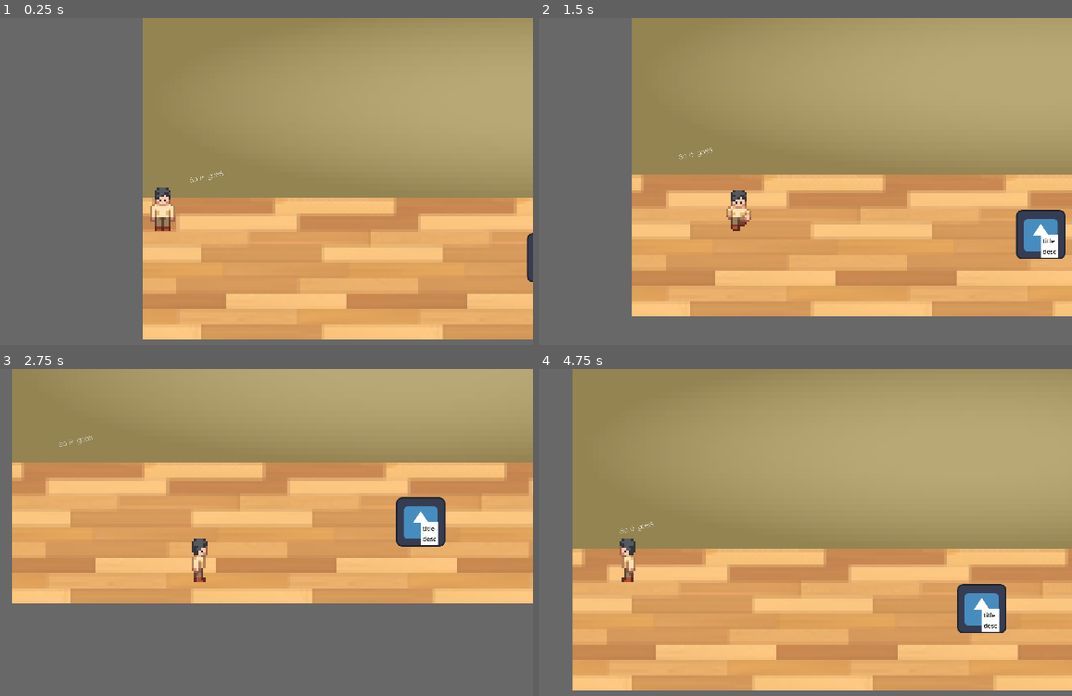
Above: before the commit, frames 1-4 (two rows, left to right).
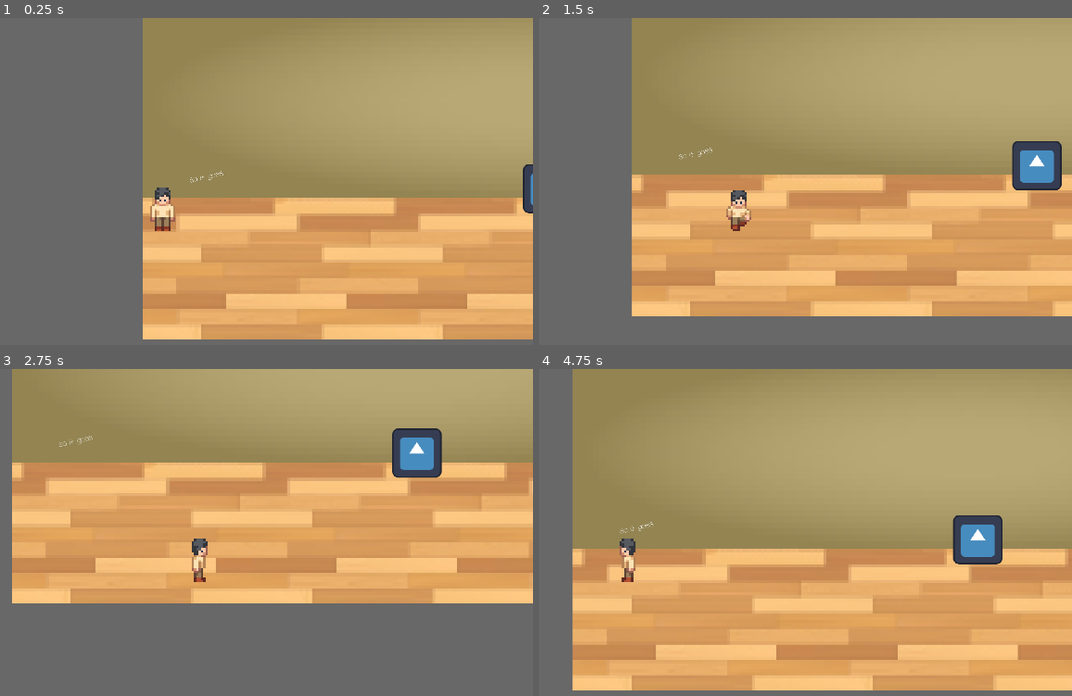
Above: after the commit, the same moments.

Repository: magnusculley/honr291
Game: Godot game, scene res://world.tscn
Two runs of this game, one before a commit and one after it. Both use one fixed random seed, a clock stepped at 60 frames per second and the inputs below. The engine's default icon, where the game draws it, is replaced by a stand-in: a white triangle on a blue panel in a dark square.
Inputs (mouse positions are in pixels of both pictures, inside the frame that each line leads up to):
- Up to frame 1 (0.25 s): no input
- Up to frame 2 (1.5 s): tap Enter at 0.5 s; move the mouse to (864, 191) at 0.52 s; hold Right (right) 0.53-1.28 s; move the mouse to (1045, 256) at 1.27 s; hold Down (down) from 1.28 s (still down)
- Up to frame 3 (2.75 s): move the mouse to (234, 476) at 2.02 s; release Down (down) at 2.03 s; hold Right (right) from 2.03 s (still down)
- Up to frame 4 (4.75 s): move the mouse to (666, 637) at 2.77 s; release Right (right) at 2.78 s; hold W (up) 2.78-3.53 s; move the mouse to (922, 620) at 3.52 s; hold A (left) from 3.53 s (still down); move the mouse to (outside the picture) at 4.27 s

The runs differ from the first frame. In frame 1, 0.5% of the frame differs, in the area x 98-100%, y 44-81%; in frame 2, 2.8%; in frame 3, 2.8%, in the area x 73-84%, y 18-55%; in frame 4, 2.8%.

Commit message:
ui works

Diff:
--- /dev/null
+++ b/desc.gd
@@ -0,0 +1,10 @@
+extends MarginContainer
+@onready var parent=get_parent()
+
+# Called when the node enters the scene tree for the first time.
+#func _ready():
+	#if parent.id == 1:
+		#$MarginContainer/VBoxContainer/HBoxContainer/Label.text = "Hermes' Boots"
+		#$MarginContainer/VBoxContainer/Label.text = "Increases movement speed by 25."
+	#elif parent.id == 2:
+		#pass
--- /dev/null
+++ b/desc.tscn
@@ -0,0 +1,43 @@
+[gd_scene load_steps=3 format=3 uid="uid://rft1fxnf64yd"]
+
+[ext_resource type="FontFile" uid="uid://d03wi5il7afac" path="res://assets/wall/rudiment.medium.ttf" id="1_g08ag"]
+
+[sub_resource type="CanvasTexture" id="CanvasTexture_vuqym"]
+
+[node name="MarginContainer" type="MarginContainer"]
+offset_right = 100.0
+offset_bottom = 78.0
+
+[node name="NinePatchRect" type="NinePatchRect" parent="."]
+layout_mode = 2
+texture = SubResource("CanvasTexture_vuqym")
+
+[node name="MarginContainer" type="MarginContainer" parent="."]
+layout_mode = 2
+theme_override_constants/margin_left = 5
+theme_override_constants/margin_top = 5
+theme_override_constants/margin_right = 5
+theme_override_constants/margin_bottom = 5
+
+[node name="VBoxContainer" type="VBoxContainer" parent="MarginContainer"]
+layout_mode = 2
+
+[node name="Label" type="Label" parent="MarginContainer/VBoxContainer"]
+layout_mode = 2
+theme_override_colors/font_color = Color(0, 0, 0, 1)
+theme_override_font_sizes/font_size = 20
+text = "title"
+
+[node name="ScrollContainer" type="ScrollContainer" parent="MarginContainer/VBoxContainer"]
+custom_minimum_size = Vector2(0, 40)
+layout_mode = 2
+horizontal_scroll_mode = 0
+
+[node name="Label" type="Label" parent="MarginContainer/VBoxContainer/ScrollContainer"]
+custom_minimum_size = Vector2(80, 0)
+layout_mode = 2
+theme_override_colors/font_color = Color(0, 0, 0, 1)
+theme_override_fonts/font = ExtResource("1_g08ag")
+theme_override_font_sizes/font_size = 10
+text = "Lorem Ipsum is simply dummy text of the printing and typesetting industry. Lorem Ipsum has been the industry's standard dummy text ever since the 1500s, when an unknown printer took a galley of type and scrambled it to make a type specimen book. It has survived not only five centuries, but also the leap into electronic typesetting, remaining essentially unchanged. It was popularised in the 1960s with the release of Letraset sheets containing Lorem Ipsum passages, and more recently with desktop publishing software like Aldus PageMaker including versions of Lorem Ipsum"
+autowrap_mode = 1
--- a/floor.tscn
+++ b/floor.tscn
@@ -27,3 +27,27 @@
 [node name="Sprite2D6" type="Sprite2D" parent="."]
 position = Vector2(3443, 183.5)
 texture = ExtResource("1_n4c8v")
+
+[node name="Sprite2D7" type="Sprite2D" parent="."]
+position = Vector2(4069, 183.5)
+texture = ExtResource("1_n4c8v")
+
+[node name="Sprite2D8" type="Sprite2D" parent="."]
+position = Vector2(4695, 183.5)
+texture = ExtResource("1_n4c8v")
+
+[node name="Sprite2D9" type="Sprite2D" parent="."]
+position = Vector2(5321, 183.5)
+texture = ExtResource("1_n4c8v")
+
+[node name="Sprite2D10" type="Sprite2D" parent="."]
+position = Vector2(5947, 183.5)
+texture = ExtResource("1_n4c8v")
+
+[node name="Sprite2D11" type="Sprite2D" parent="."]
+position = Vector2(6573, 183.5)
+texture = ExtResource("1_n4c8v")
+
+[node name="Sprite2D12" type="Sprite2D" parent="."]
+position = Vector2(7199, 183.5)
+texture = ExtResource("1_n4c8v")
--- a/item.gd
+++ b/item.gd
@@ -1,7 +1,9 @@
 extends Area2D
-var ttag = preload("res://tag.tscn")
-
+@export var id =0
+@onready var tag = $desc
 
 func _on_mouse_entered():
-	var tag = ttag.instantiate()
-	add_child(tag)
+	tag.visible=true
+
+func _on_mouse_exited():
+	tag.visible=false
--- a/item.tscn
+++ b/item.tscn
@@ -1,13 +1,16 @@
-[gd_scene load_steps=4 format=3 uid="uid://c7i0h2qcldqiu"]
+[gd_scene load_steps=6 format=3 uid="uid://c7i0h2qcldqiu"]
 
 [ext_resource type="Texture2D" uid="uid://dxha4m4xof122" path="res://icon.svg" id="1_5mnir"]
 [ext_resource type="Script" path="res://item.gd" id="1_8tqws"]
+[ext_resource type="PackedScene" uid="uid://rft1fxnf64yd" path="res://desc.tscn" id="3_a0xhj"]
+[ext_resource type="Script" path="res://desc.gd" id="4_xxo2o"]
 
 [sub_resource type="RectangleShape2D" id="RectangleShape2D_ox1uj"]
 size = Vector2(129, 129)
 
 [node name="Area2D" type="Area2D"]
 script = ExtResource("1_8tqws")
+id = 1
 
 [node name="Sprite2D" type="Sprite2D" parent="."]
 texture = ExtResource("1_5mnir")
@@ -16,4 +19,9 @@
 position = Vector2(-0.5, -0.5)
 shape = SubResource("RectangleShape2D_ox1uj")
 
+[node name="desc" parent="." instance=ExtResource("3_a0xhj")]
+visible = false
+script = ExtResource("4_xxo2o")
+
 [connection signal="mouse_entered" from="." to="." method="_on_mouse_entered"]
+[connection signal="mouse_exited" from="." to="." method="_on_mouse_exited"]
--- a/tag.tscn
+++ /dev/null
@@ -1,34 +0,0 @@
-[gd_scene load_steps=2 format=3 uid="uid://v0wgmqmjku3t"]
-
-[sub_resource type="CanvasTexture" id="CanvasTexture_vuqym"]
-
-[node name="MarginContainer" type="MarginContainer"]
-offset_right = 40.0
-offset_bottom = 40.0
-
-[node name="NinePatchRect" type="NinePatchRect" parent="."]
-layout_mode = 2
-texture = SubResource("CanvasTexture_vuqym")
-
-[node name="MarginContainer" type="MarginContainer" parent="."]
-layout_mode = 2
-theme_override_constants/margin_left = 5
-theme_override_constants/margin_top = 5
-theme_override_constants/margin_right = 5
-theme_override_constants/margin_bottom = 5
-
-[node name="VBoxContainer" type="VBoxContainer" parent="MarginContainer"]
-layout_mode = 2
-
-[node name="HBoxContainer" type="HBoxContainer" parent="MarginContainer/VBoxContainer"]
-layout_mode = 2
-
-[node name="Label" type="Label" parent="MarginContainer/VBoxContainer/HBoxContainer"]
-layout_mode = 2
-theme_override_colors/font_color = Color(0, 0, 0, 1)
-text = "title"
-
-[node name="Label" type="Label" parent="MarginContainer/VBoxContainer"]
-layout_mode = 2
-theme_override_colors/font_color = Color(0, 0, 0, 1)
-text = "desc"
--- a/wall.tscn
+++ b/wall.tscn
@@ -6,7 +6,7 @@
 [ext_resource type="FontFile" uid="uid://d03wi5il7afac" path="res://assets/wall/rudiment.medium.ttf" id="4_37pk8"]
 
 [sub_resource type="RectangleShape2D" id="RectangleShape2D_h0rxr"]
-size = Vector2(3200, 20)
+size = Vector2(8959, 20)
 
 [node name="StaticBody2D" type="StaticBody2D"]
 
@@ -20,12 +20,24 @@
 position = Vector2(1600, -250)
 texture = ExtResource("2_15yhl")
 
+[node name="Sprite2D4" type="Sprite2D" parent="walls"]
+position = Vector2(3520, -250)
+texture = ExtResource("2_15yhl")
+
+[node name="Sprite2D5" type="Sprite2D" parent="walls"]
+position = Vector2(5440, -250)
+texture = ExtResource("2_15yhl")
+
+[node name="Sprite2D6" type="Sprite2D" parent="walls"]
+position = Vector2(7360, -250)
+texture = ExtResource("2_15yhl")
+
 [node name="Sprite2D3" type="Sprite2D" parent="walls"]
-position = Vector2(2880, -250)
+position = Vector2(8640, -250)
 texture = ExtResource("3_ncd7e")
 
 [node name="CollisionShape2D" type="CollisionShape2D" parent="."]
-position = Vector2(1600, -49)
+position = Vector2(4479.5, -49)
 shape = SubResource("RectangleShape2D_h0rxr")
 
 [node name="tags" type="Node" parent="."]
--- a/world.tscn
+++ b/world.tscn
@@ -34,4 +34,4 @@
 drag_right_margin = 0.1
 
 [node name="Area2D" parent="." instance=ExtResource("4_t0m4b")]
-position = Vector2(1060, 155)
+position = Vector2(1050, -24)
